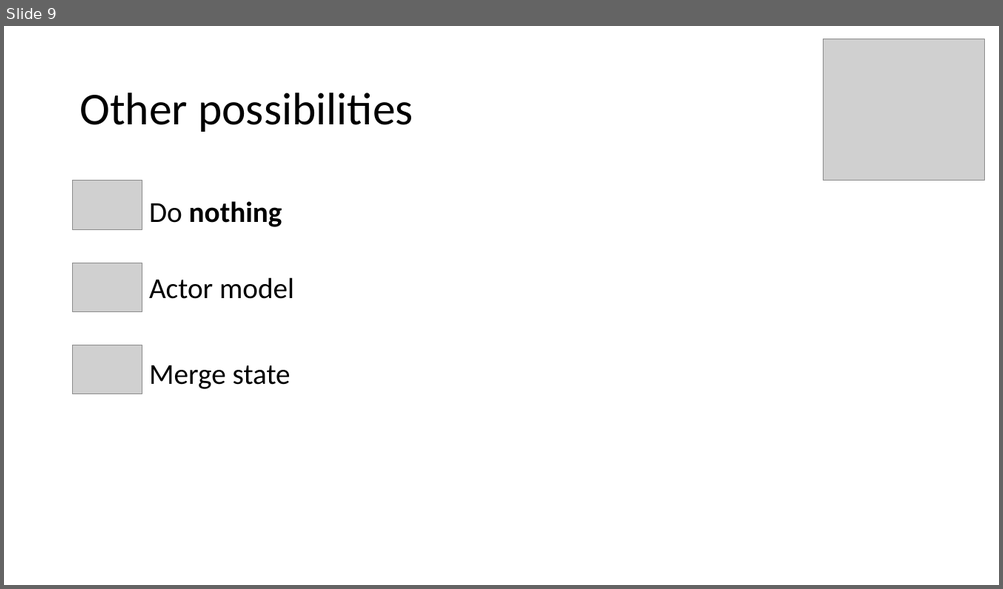
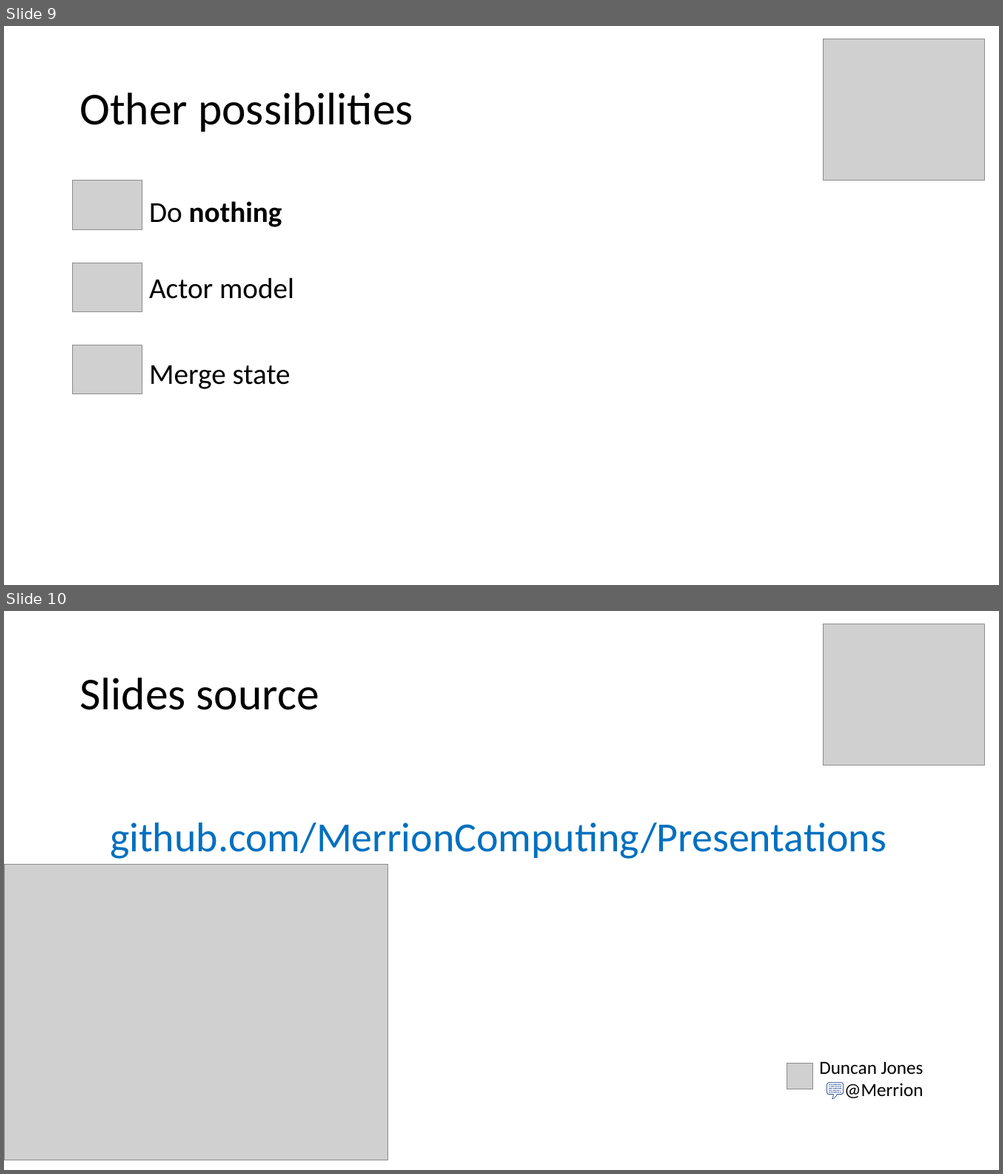
Before and after one commit to MerrionComputing/Presentations, a slide deck: Taming the Concurrency Crocodile.pptx. Shown one above the other, each under a label of ours: slide 9 before the commit, slides 9 and 10 after it. The pictures are 1003x589 and 1003x1174 pixels, drawn with LibreOffice and Linux fonts; fonts in the diff are those of the drawing; grey boxes stand for pictures. Boxes give left, top, right and bottom in pixels: in the first picture for what was removed or moved away, otherwise in the second. Text is boxed around its words. In the diff, an @@ line names an element or a change of style, - is before the commit and + after.

```diff
--- a/Taming the Concurrency Crocodile.pptx
+++ b/Taming the Concurrency Crocodile.pptx
@@ slide 10 added at (4, 611, 999, 1170), background #FFFFFF @@
@@ picture added at (823, 624, 984, 766) @@
@@ title added at (79, 678, 319, 710), 44 pt, text #000000 @@
+Slides source
@@ text added at (110, 823, 886, 859), 40 pt, text #0070C0 @@
+github.com/MerrionComputing/Presentations
@@ picture added at (4, 865, 387, 1161) @@
@@ picture added at (787, 1064, 813, 1090) @@
@@ text added at (819, 1062, 923, 1099), 18 pt, text #000000 @@
+Duncan Jones
+💬@Merrion
```
Also in this commit, not shown: 2 slides changed, 1 slide removed, 1 other file.
